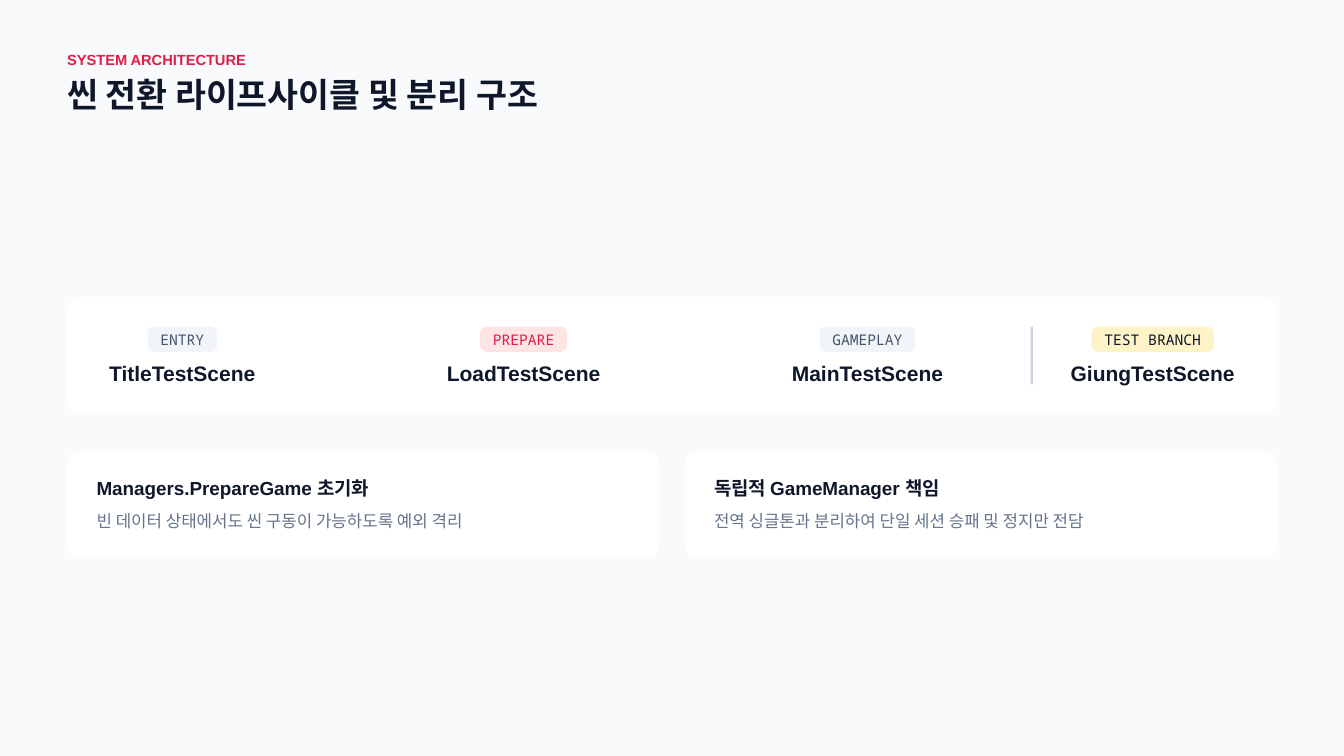
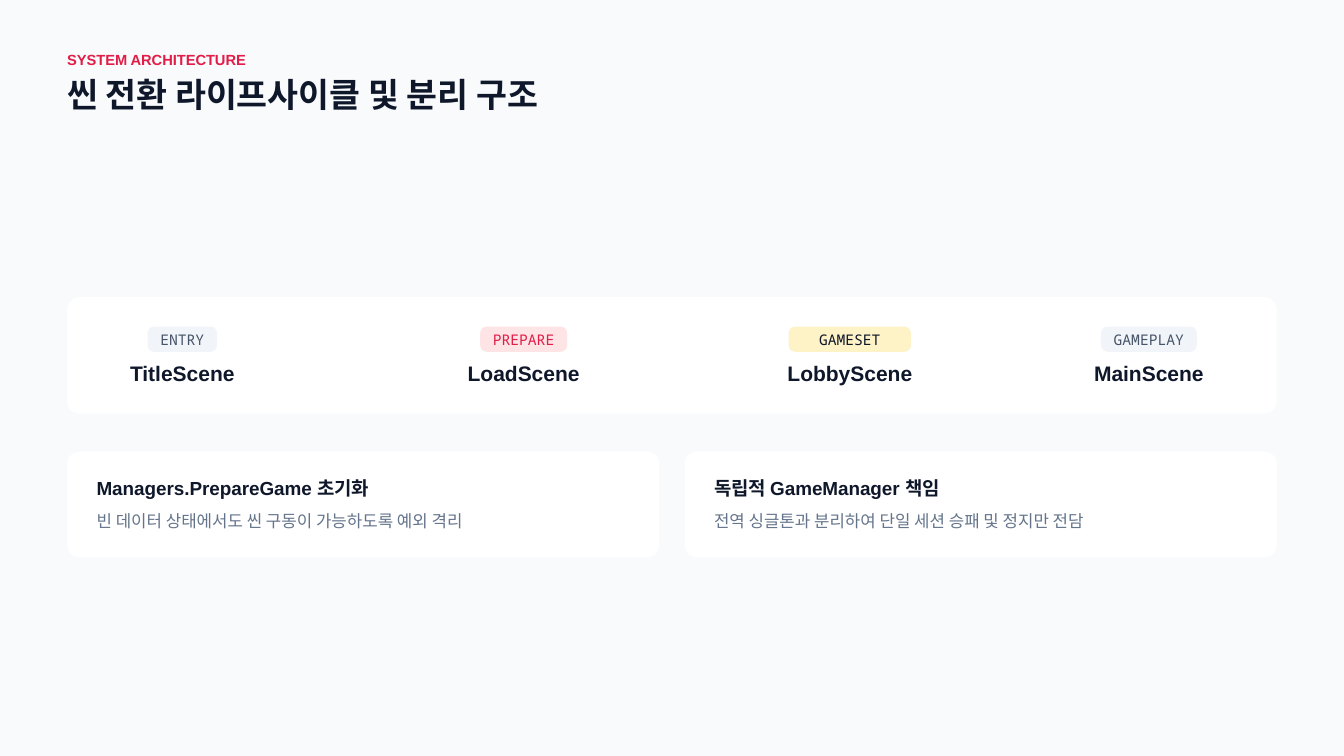
Before and after one commit to gitgiung/SBSAcademy_Team01, a slide deck: slide 4 of 좀비소울 프로젝트 개발 현황 보고.pptx. Drawn at 1344x756 pixels with LibreOffice and Linux fonts; fonts in the diff are those of the drawing; background and template pictures are left out. Boxes give left, top, right and bottom in pixels: in the first picture for what was removed or moved away, otherwise in the second. Text is boxed around its words. In the diff, an @@ line names an element or a change of style, - is before the commit and + after.

```diff
--- a/좀비소울 프로젝트 개발 현황 보고.pptx
+++ b/좀비소울 프로젝트 개발 현황 보고.pptx
@@ rounded rectangle: place and size @@
-rounded rectangle at (1092, 327, 1214, 352)
+rounded rectangle at (788, 327, 910, 352)
@@ rectangle removed at (1031, 327, 1033, 384) @@
@@ rounded rectangle: place and size @@
-rounded rectangle at (820, 327, 915, 352)
+rounded rectangle at (1101, 327, 1197, 352)
@@ text added at (819, 334, 880, 345), 10.5 pt, text #0F172A @@
+GAMESET
@@ text "GAMEPLAY": place and size @@
-text "GAMEPLAY" at (832, 334, 902, 345)
+text "GAMEPLAY" at (1114, 334, 1184, 345)
@@ text removed at (1104, 334, 1201, 345) @@
-TEST BRANCH
@@ text at (130, 365, 235, 382): text changed @@
-TitleTestScene
+TitleScene
@@ text at (468, 365, 580, 382): text changed @@
-LoadTestScene
+LoadScene
@@ text added at (787, 365, 912, 385), 15 pt, text #0F172A, bold @@
+LobbyScene
@@ text removed at (792, 365, 943, 382) @@
-MainTestScene
@@ text removed at (1071, 365, 1235, 385) @@
-GiungTestScene
@@ text added at (1094, 365, 1204, 382), 15 pt, text #0F172A, bold @@
+MainScene
```
Also in this commit, not shown: 9 other slides changed, 1 slide added, 11 other files.
